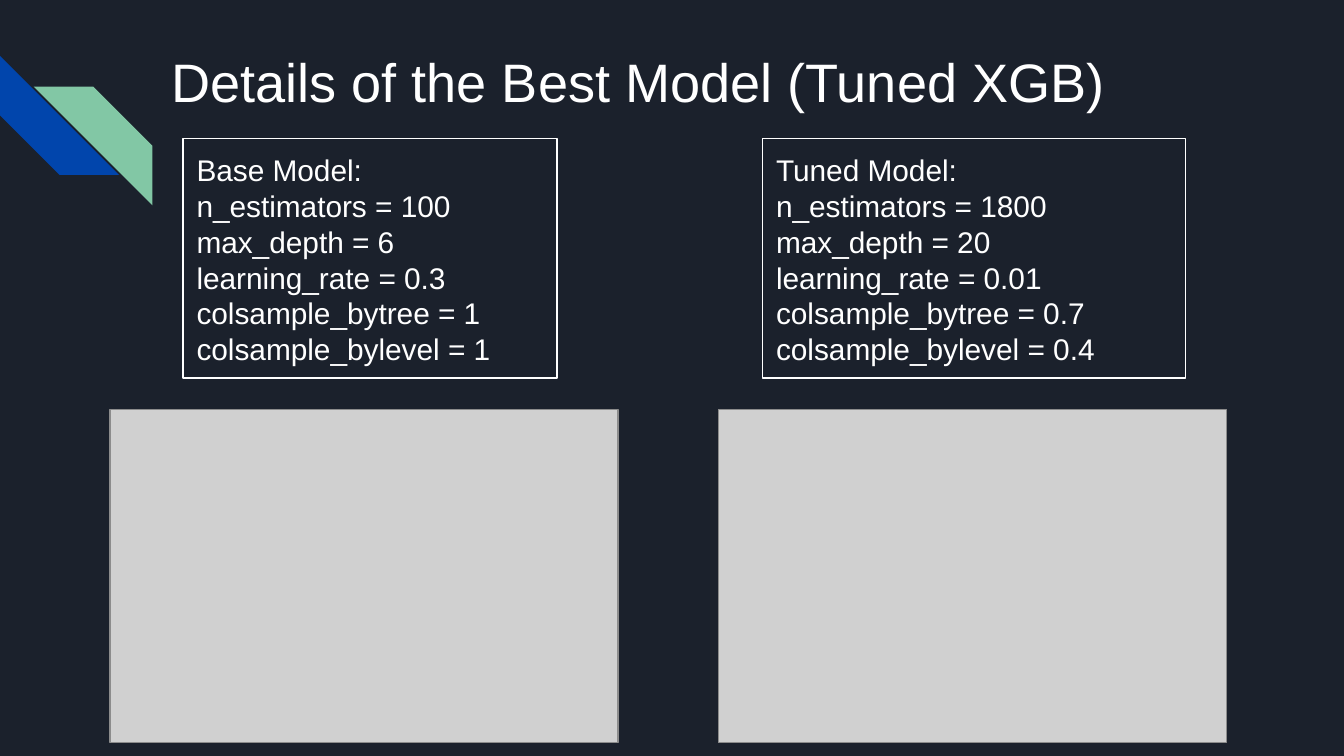
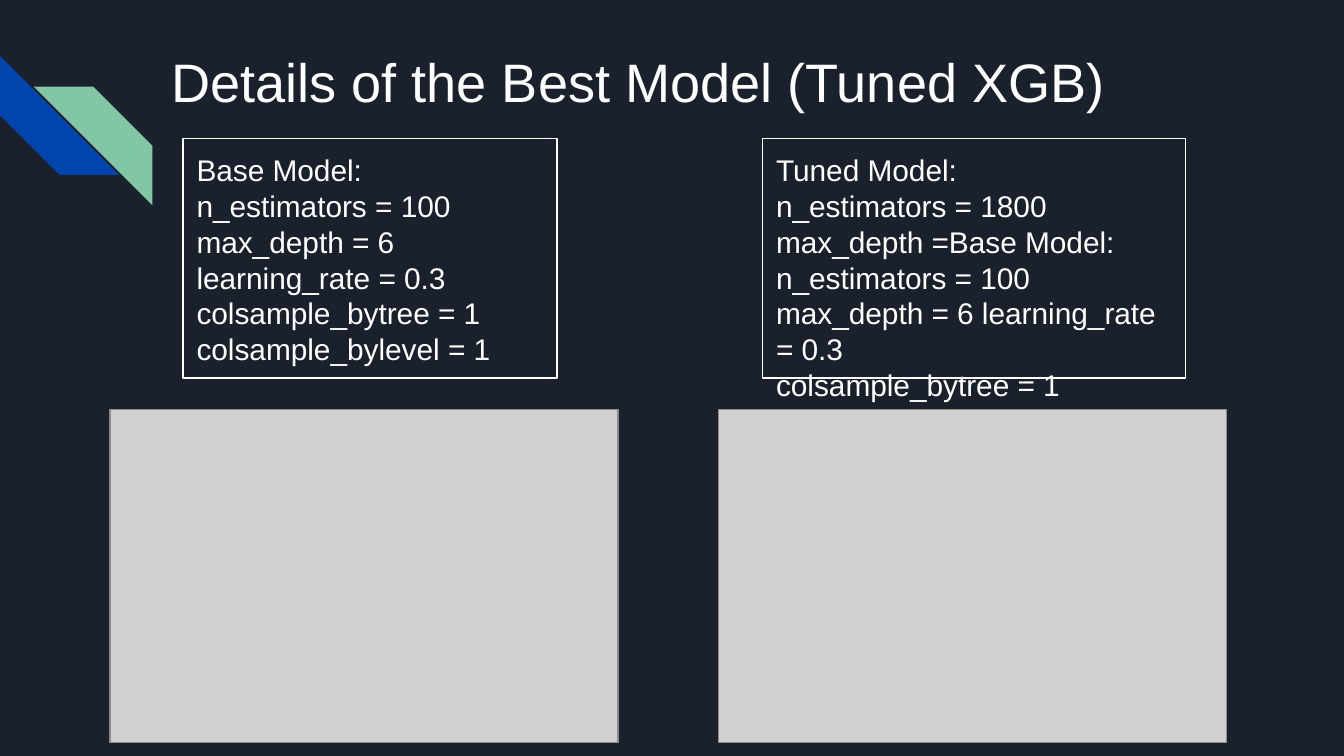
Before and after one commit to msalehi1357/Capstone-Two-Final-Project-, a slide deck: slide 15 of Report/[Mehdi Salehi] Capstone Two Summary Presentation.pptx. Drawn at 1344x756 pixels with LibreOffice and Linux fonts; fonts in the diff are those of the drawing; grey boxes stand for pictures. Boxes give left, top, right and bottom in pixels: in the first picture for what was removed or moved away, otherwise in the second. Text is boxed around its words. In the diff, an @@ line names an element or a change of style, - is before the commit and + after.

```diff
--- a/Report/[Mehdi Salehi] Capstone Two Summary Presentation.pptx
+++ b/Report/[Mehdi Salehi] Capstone Two Summary Presentation.pptx
@@ text in rectangle at (x1=776, y1=195, x2=1156, y2=410): text changed @@
-n_estimators = 1800 max_depth = 20
+n_estimators = 1800 max_depth =Base Model:
+n_estimators = 100
+max_depth = 6 learning_rate = 0.3
+colsample_bytree = 1
+colsample_bylevel = 1
+20
```
Also in this commit, not shown: 1 other slide changed, 1 other file.
